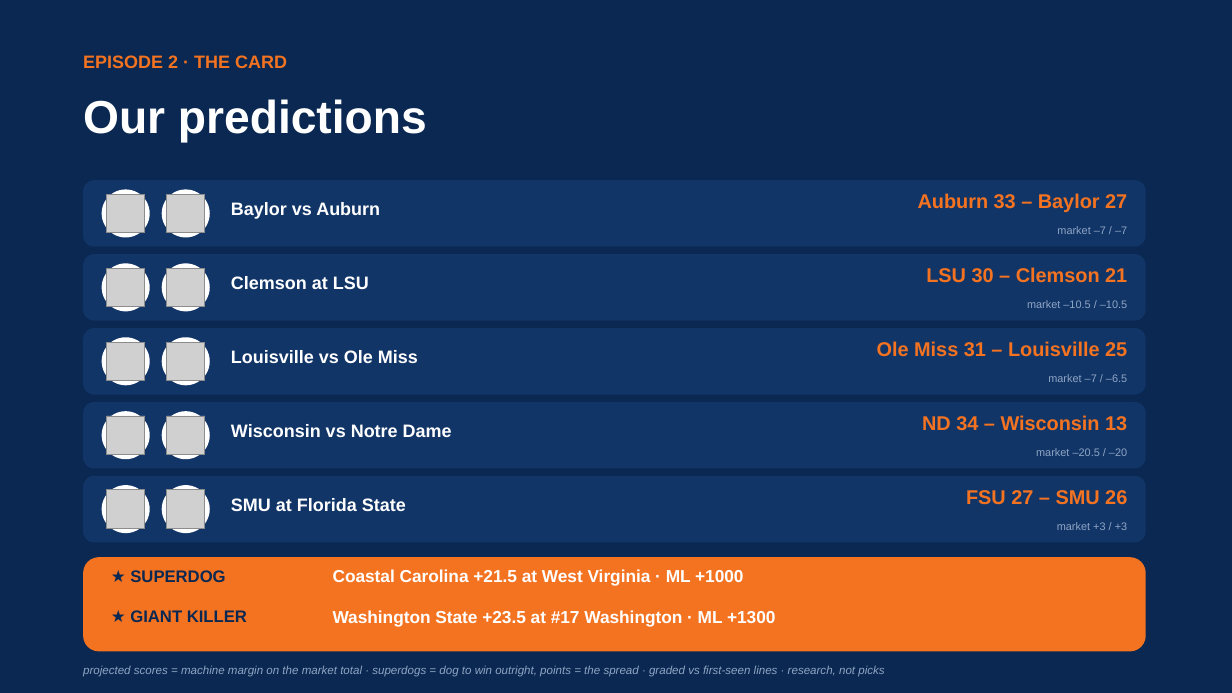
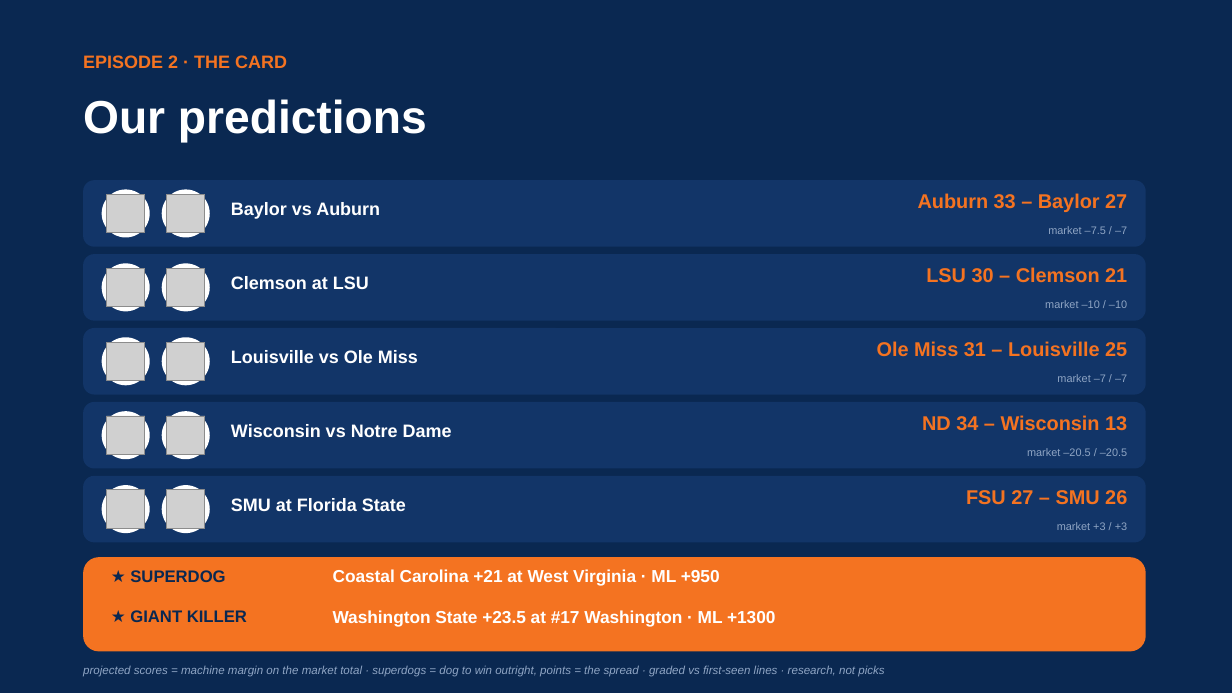
Before and after one commit to lucasalvarezflorida-lab/ncaa-fbs-analytics, a slide deck: slide 18 of decks/2026_Week1_Episode2.pptx. Drawn at 1232x693 pixels with LibreOffice and Linux fonts; fonts in the diff are those of the drawing; grey boxes stand for pictures. Boxes give left, top, right and bottom in pixels: in the first picture for what was removed or moved away, otherwise in the second. Text is boxed around its words. In the diff, an @@ line names an element or a change of style, - is before the commit and + after.

```diff
--- a/decks/2026_Week1_Episode2.pptx
+++ b/decks/2026_Week1_Episode2.pptx
@@ text at (1048,226,1127,234): text changed @@
-market –7 / –7
+market –7.5 / –7
@@ text at (1045,300,1127,308): text changed @@
-market –10.5 / –10.5
+market –10 / –10
@@ text at (1057,374,1127,382): text changed @@
-market –7 / –6.5
+market –7 / –7
@@ text at (1027,448,1127,456): text changed @@
-market –20.5 / –20
+market –20.5 / –20.5
@@ text at (333,569,720,586): text changed @@
-Coastal Carolina +21.5 at West Virginia · ML +1000
+Coastal Carolina +21 at West Virginia · ML +950
```
Also in this commit, not shown: 6 other slides changed, 2 other files.
